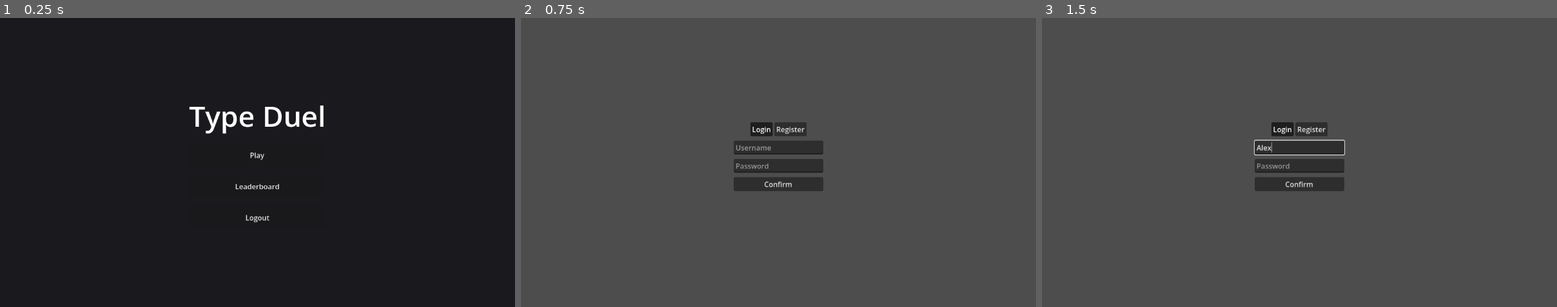
Above: before the commit, frames 1-3 (left to right).
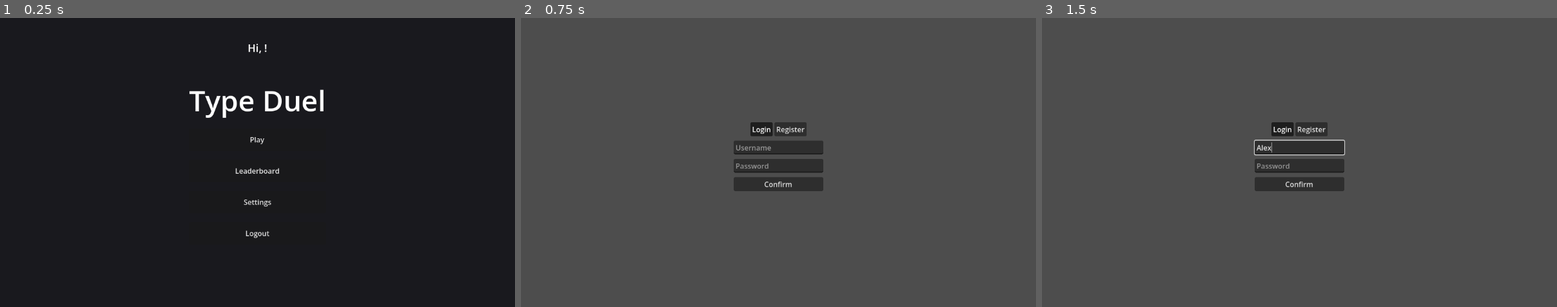
Above: after the commit, the same moments.

Repository: EN-rain/TypeDuel
Game: Godot game, scene res://scenes/ui/main_menu.tscn
Two runs of this game, one before a commit and one after it. Both use one fixed random seed, a clock stepped at 60 frames per second and the inputs below. This scene is started directly instead of the project's main scene.
Inputs (mouse positions are in pixels of both pictures, inside the frame that each line leads up to):
- Up to frame 1 (0.25 s): no input
- Up to frame 2 (0.75 s): click "Logout" at 0.5 s
- Up to frame 3 (1.5 s): click (1299, 148) at 1.27 s; type "Alex" at 1.35 s

The runs differ from the first frame. In frame 1, 1.9% of the frame differs, in the area x 36-63%, y 8-77%; in frame 2, nothing differs; in frame 3, nothing differs.

Commit message:
added settings

Diff:
--- a/game/project.godot
+++ b/game/project.godot
@@ -15,6 +15,10 @@
 config/features=PackedStringArray("4.6", "Forward Plus")
 config/icon="res://icon.svg"
 
+[autoload]
+
+GameManager="*res://scripts/autoload/GameManager.gd"
+
 [physics]
 
 3d/physics_engine="Jolt Physics"
--- a/game/scenes/ui/login_scene.gd
+++ b/game/scenes/ui/login_scene.gd
@@ -59,7 +59,12 @@
 	if response_code in [200, 201]:
 		if is_login_mode:
 			error_label.text = "Success!"
-			print("Token: ", response.token)
+			# Store user data in global GameManager
+			GameManager.user_data.id = response.user.id
+			GameManager.user_data.username = response.user.username
+			GameManager.user_data.display_name = response.user.display_name
+			GameManager.user_data.token = response.token
+
 			# Transition to Main Menu
 			get_tree().change_scene_to_file("res://scenes/ui/main_menu.tscn")
 		else:
--- a/game/scenes/ui/main_menu.gd
+++ b/game/scenes/ui/main_menu.gd
@@ -1,13 +1,32 @@
 extends Control
 
+@onready var greeting_label = $Greeting
+
+func _ready():
+	# Update greeting with display_name or username
+	var name_to_show = GameManager.user_data.display_name
+	if name_to_show == "":
+		name_to_show = GameManager.user_data.username
+
+	greeting_label.text = "Hi, " + name_to_show + "!"
+
 func _on_play_pressed():
-	print("Play pressed - Transitioning to Game...")
-	# Replace with your actual game scene path
-	# get_tree().change_scene_to_file("res://game/scenes/main_game.tscn")
+	# Start game logic
+	print("Play pressed")
+	# get_tree().change_scene_to_file("res://scenes/main_game.tscn")
 
 func _on_leaderboard_pressed():
 	get_tree().change_scene_to_file("res://scenes/ui/leaderboard.tscn")
 
+func _on_settings_pressed():
+	get_tree().change_scene_to_file("res://scenes/ui/settings.tscn")
+
 func _on_logout_pressed():
-	# Simple logout: go back to login scene
+	# Clear session
+	GameManager.user_data = {
+		"id": 0,
+		"username": "",
+		"display_name": "",
+		"token": ""
+	}
 	get_tree().change_scene_to_file("res://scenes/ui/login_scene.tscn")
--- a/game/scenes/ui/main_menu.tscn
+++ b/game/scenes/ui/main_menu.tscn
@@ -19,6 +19,20 @@
 grow_horizontal = 2
 grow_vertical = 2
 color = Color(0.1, 0.1, 0.12, 1)
+
+[node name="Greeting" type="Label" parent="."]
+layout_mode = 1
+anchors_preset = 5
+anchor_left = 0.5
+anchor_right = 0.5
+offset_left = -150.0
+offset_top = 50.0
+offset_right = 150.0
+offset_bottom = 83.0
+grow_horizontal = 2
+theme_override_font_sizes/font_size = 24
+text = "Hi, Player!"
+horizontal_alignment = 1
 
 [node name="CenterContainer" type="CenterContainer" parent="."]
 layout_mode = 1
@@ -48,6 +62,11 @@
 layout_mode = 2
 text = "Leaderboard"
 
+[node name="SettingsButton" type="Button" parent="CenterContainer/VBoxContainer"]
+custom_minimum_size = Vector2(200, 50)
+layout_mode = 2
+text = "Settings"
+
 [node name="LogoutButton" type="Button" parent="CenterContainer/VBoxContainer"]
 custom_minimum_size = Vector2(200, 50)
 layout_mode = 2
@@ -55,4 +74,5 @@
 
 [connection signal="pressed" from="CenterContainer/VBoxContainer/PlayButton" to="." method="_on_play_pressed"]
 [connection signal="pressed" from="CenterContainer/VBoxContainer/LeaderboardButton" to="." method="_on_leaderboard_pressed"]
+[connection signal="pressed" from="CenterContainer/VBoxContainer/SettingsButton" to="." method="_on_settings_pressed"]
 [connection signal="pressed" from="CenterContainer/VBoxContainer/LogoutButton" to="." method="_on_logout_pressed"]
--- /dev/null
+++ b/game/scenes/ui/settings.gd
@@ -0,0 +1,47 @@
+extends Control
+
+@onready var display_name_input = $VBoxContainer/DisplayNameInput
+@onready var password_input = $VBoxContainer/PasswordInput
+@onready var status_label = $VBoxContainer/StatusLabel
+@onready var http_request = $HTTPRequest
+@onready var save_button = $VBoxContainer/SaveButton
+
+const UPDATE_URL = "http://34.126.180.170:3000/api/auth/update"
+
+func _ready():
+	# Pre-fill current display name
+	display_name_input.text = GameManager.user_data.display_name
+	http_request.request_completed.connect(_on_request_completed)
+
+func _on_save_button_pressed():
+	var new_name = display_name_input.text
+	var new_pass = password_input.text
+
+	if new_name == "":
+		status_label.text = "In-game name cannot be empty"
+		return
+
+	var body = JSON.stringify({
+		"userId": GameManager.user_data.id,
+		"newDisplayName": new_name,
+		"newPassword": new_pass
+	})
+
+	var headers = ["Content-Type: application/json"]
+	http_request.request(UPDATE_URL, headers, HTTPClient.METHOD_POST, body)
+	save_button.disabled = true
+	status_label.text = "Updating..."
+
+func _on_request_completed(result, response_code, headers, body):
+	save_button.disabled = false
+	var response = JSON.parse_string(body.get_string_from_utf8())
+
+	if response_code == 200:
+		status_label.text = "Profile updated!"
+		# Update global data
+		GameManager.user_data.display_name = display_name_input.text
+	else:
+		status_label.text = response.message if response and response.has("message") else "Update failed"
+
+func _on_back_button_pressed():
+	get_tree().change_scene_to_file("res://scenes/ui/main_menu.tscn")
--- /dev/null
+++ b/game/scenes/ui/settings.tscn
@@ -0,0 +1,79 @@
+[gd_scene load_steps=2 format=3 uid="uid://settings_scene"]
+
+[ext_resource type="Script" path="res://scenes/ui/settings.gd" id="1_settings_script"]
+
+[node name="Settings" type="Control"]
+layout_mode = 3
+anchors_preset = 15
+anchor_right = 1.0
+anchor_bottom = 1.0
+grow_horizontal = 2
+grow_vertical = 2
+script = ExtResource("1_settings_script")
+
+[node name="Background" type="ColorRect" parent="."]
+layout_mode = 1
+anchors_preset = 15
+anchor_right = 1.0
+anchor_bottom = 1.0
+grow_horizontal = 2
+grow_vertical = 2
+color = Color(0.1, 0.1, 0.12, 1)
+
+[node name="VBoxContainer" type="VBoxContainer" parent="."]
+layout_mode = 1
+anchors_preset = 8
+anchor_left = 0.5
+anchor_top = 0.5
+anchor_right = 0.5
+anchor_bottom = 0.5
+offset_left = -150.0
+offset_top = -200.0
+offset_right = 150.0
+offset_bottom = 200.0
+grow_horizontal = 2
+grow_vertical = 2
+theme_override_constants/separation = 20
+
+[node name="Title" type="Label" parent="VBoxContainer"]
+layout_mode = 2
+theme_override_font_sizes/font_size = 32
+text = "Settings"
+horizontal_alignment = 1
+
+[node name="DisplayNameLabel" type="Label" parent="VBoxContainer"]
+layout_mode = 2
+text = "In-game Name:"
+
+[node name="DisplayNameInput" type="LineEdit" parent="VBoxContainer"]
+layout_mode = 2
+placeholder_text = "Enter in-game name"
+
+[node name="PasswordLabel" type="Label" parent="VBoxContainer"]
+layout_mode = 2
+text = "Change Password:"
+
+[node name="PasswordInput" type="LineEdit" parent="VBoxContainer"]
+layout_mode = 2
+placeholder_text = "New password"
+secret = true
+
+[node name="SaveButton" type="Button" parent="VBoxContainer"]
+custom_minimum_size = Vector2(0, 50)
+layout_mode = 2
+text = "Save Changes"
+
+[node name="StatusLabel" type="Label" parent="VBoxContainer"]
+layout_mode = 2
+theme_override_colors/font_color = Color(1, 1, 0, 1)
+horizontal_alignment = 1
+
+[node name="BackButton" type="Button" parent="VBoxContainer"]
+custom_minimum_size = Vector2(0, 50)
+layout_mode = 2
+text = "Back to Menu"
+
+[node name="HTTPRequest" type="HTTPRequest" parent="."]
+
+[connection signal="pressed" from="VBoxContainer/SaveButton" to="." method="_on_save_button_pressed"]
+[connection signal="pressed" from="VBoxContainer/BackButton" to="." method="_on_back_button_pressed"]
--- a/game/scripts/autoload/GameManager.gd
+++ b/game/scripts/autoload/GameManager.gd
@@ -9,6 +9,14 @@
 var current_score: int = 0
 var is_game_active: bool = false
 
+# User Session Data
+var user_data: Dictionary = {
+	"id": 0,
+	"username": "",
+	"display_name": "",
+	"token": ""
+}
+
 func start_game() -> void:
 	is_game_active = true
 	current_score = 0
Not shown, added: game/scenes/ui/settings.gd.uid
Not shown, changed: server/controllers/authController.js
Not shown, changed: server/database/schema.sql
Not shown, removed: server/index.js
Not shown, changed: server/routes/auth.js
